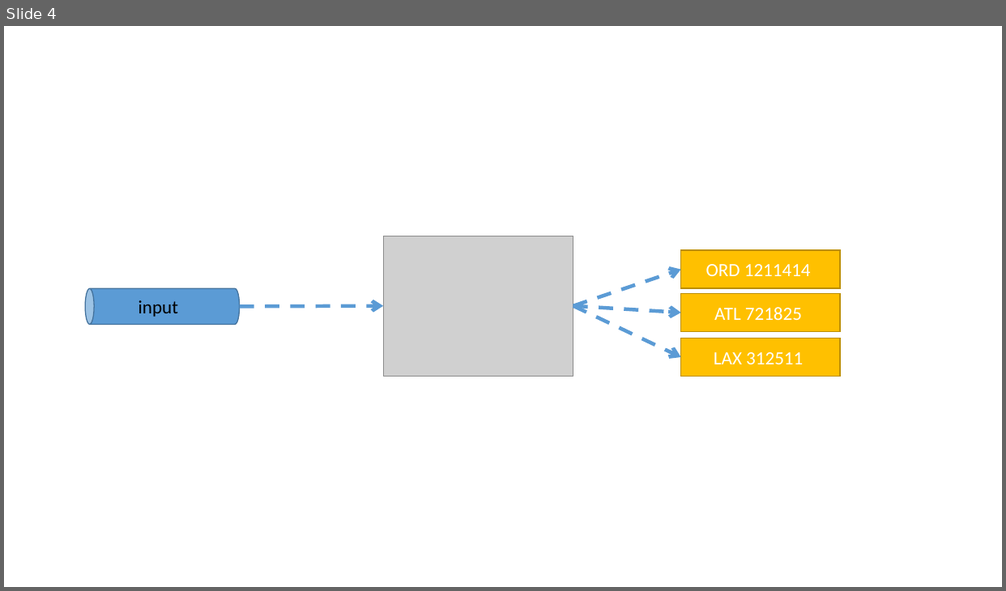
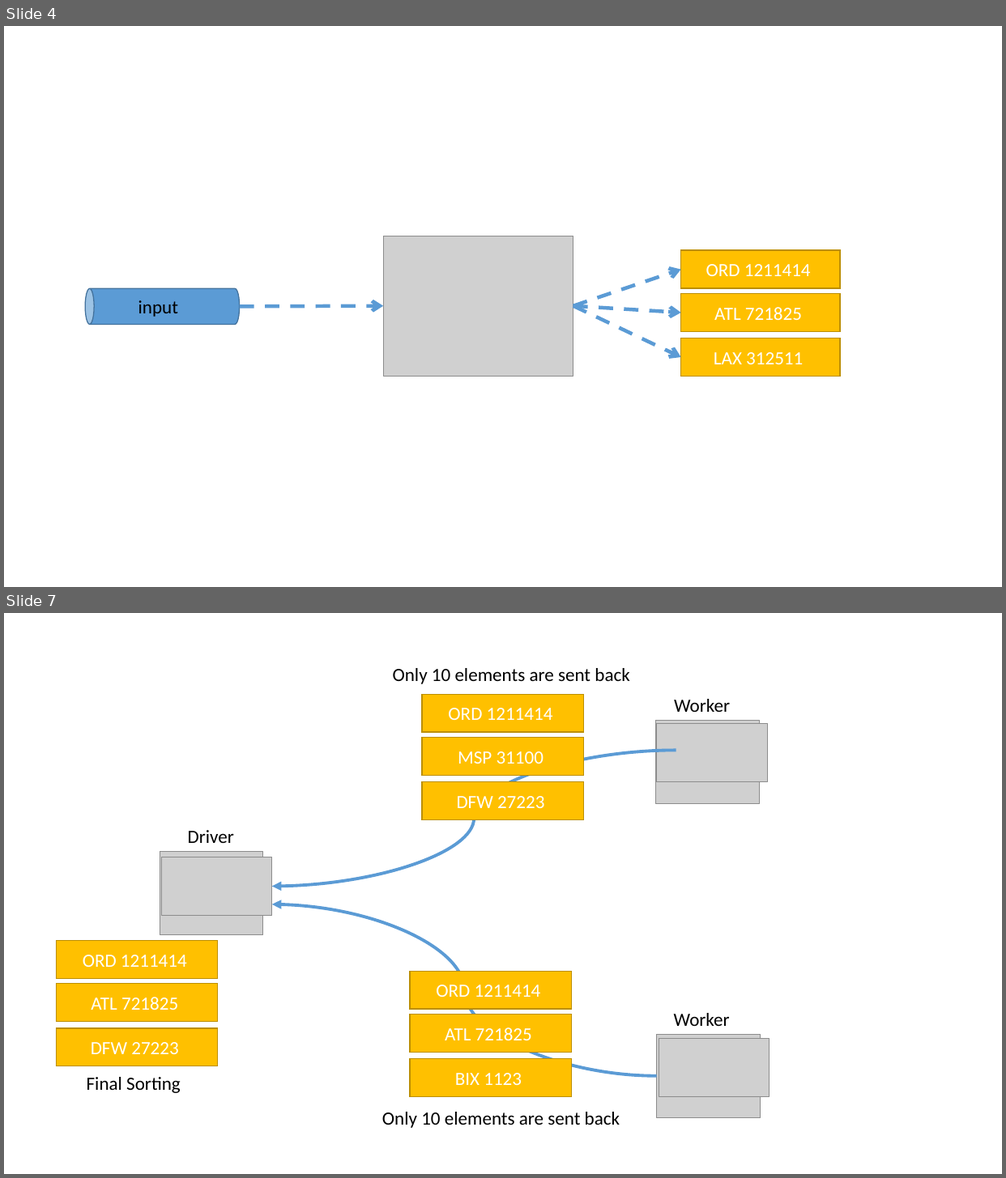
Before and after one commit to gitaroktato/cloud-capstone, a slide deck: documentation/streaming-system-overview.pptx. Shown one above the other, each under a label of ours: slide 4 before the commit, slides 4 and 7 after it; the slides between them are not shown. The pictures are 1006x591 and 1006x1178 pixels, drawn with LibreOffice and Linux fonts; fonts in the diff are those of the drawing; grey boxes stand for pictures. Boxes give left, top, right and bottom in pixels: in the first picture for what was removed or moved away, otherwise in the second. Text is boxed around its words. In the diff, an @@ line names an element or a change of style, - is before the commit and + after.

```diff
--- a/documentation/streaming-system-overview.pptx
+++ b/documentation/streaming-system-overview.pptx
@@ slide 7 added at box(4, 613, 1002, 1174), background #FFFFFF @@
@@ text added at box(393, 668, 629, 684), 18 pt, text #000000 @@
+Only 10 elements are sent back
@@ rectangle added at box(423, 694, 584, 732), fill #FFC000, outline #BD8E00 1 pt, 18 pt, text #FFFFFF @@
+ORD 1211414
@@ text added at box(674, 699, 730, 712), 18 pt, text #000000 @@
+Worker
@@ picture added at box(656, 720, 760, 804) @@
@@ picture added at box(657, 723, 768, 781) @@
@@ curved arrow added from (676, 750) to (272, 886), #5B9BD5 3 pt @@
@@ rectangle added at box(423, 737, 584, 776), fill #FFC000, outline #BD8E00 1 pt, 18 pt, text #FFFFFF @@
+MSP 31100
@@ rectangle added at box(423, 782, 584, 820), fill #FFC000, outline #BD8E00 1 pt, 18 pt, text #FFFFFF @@
+DFW 27223
@@ text added at box(188, 830, 234, 843), 18 pt, text #000000 @@
+Driver
@@ picture added at box(160, 852, 263, 935) @@
@@ picture added at box(162, 857, 273, 915) @@
@@ curved arrow added from (657, 1076) to (272, 905), #5B9BD5 3 pt @@
@@ rectangle added at box(57, 941, 218, 979), fill #FFC000, outline #BD8E00 1 pt, 18 pt, text #FFFFFF @@
+ORD 1211414
@@ rectangle added at box(410, 972, 572, 1010), fill #FFC000, outline #BD8E00 1 pt, 18 pt, text #FFFFFF @@
+ORD 1211414
@@ rectangle added at box(57, 984, 218, 1023), fill #FFC000, outline #BD8E00 1 pt, 18 pt, text #FFFFFF @@
+ATL 721825
@@ rectangle added at box(410, 1014, 572, 1053), fill #FFC000, outline #BD8E00 1 pt, 18 pt, text #FFFFFF @@
+ATL 721825
@@ text added at box(674, 1013, 730, 1026), 18 pt, text #000000 @@
+Worker
@@ rectangle added at box(57, 1029, 218, 1067), fill #FFC000, outline #BD8E00 1 pt, 18 pt, text #FFFFFF @@
+DFW 27223
@@ picture added at box(657, 1034, 760, 1118) @@
@@ picture added at box(659, 1038, 769, 1097) @@
@@ rectangle added at box(410, 1059, 572, 1097), fill #FFC000, outline #BD8E00 1 pt, 18 pt, text #FFFFFF @@
+BIX 1123
@@ text added at box(87, 1077, 181, 1093), 18 pt, text #000000 @@
+Final Sorting
@@ text added at box(382, 1112, 620, 1128), 18 pt, text #000000 @@
+Only 10 elements are sent back
```
Also in this commit, not shown: 2 slides changed, 1 other slide added, 6 other files.
